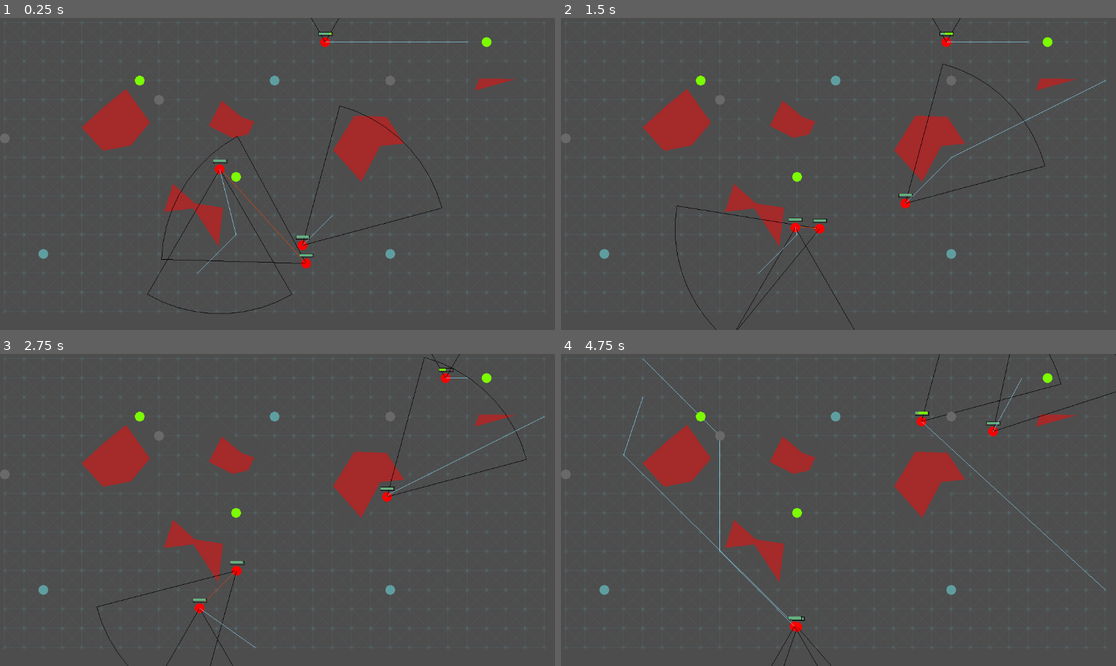
Above: before the commit, frames 1-4 (two rows, left to right).
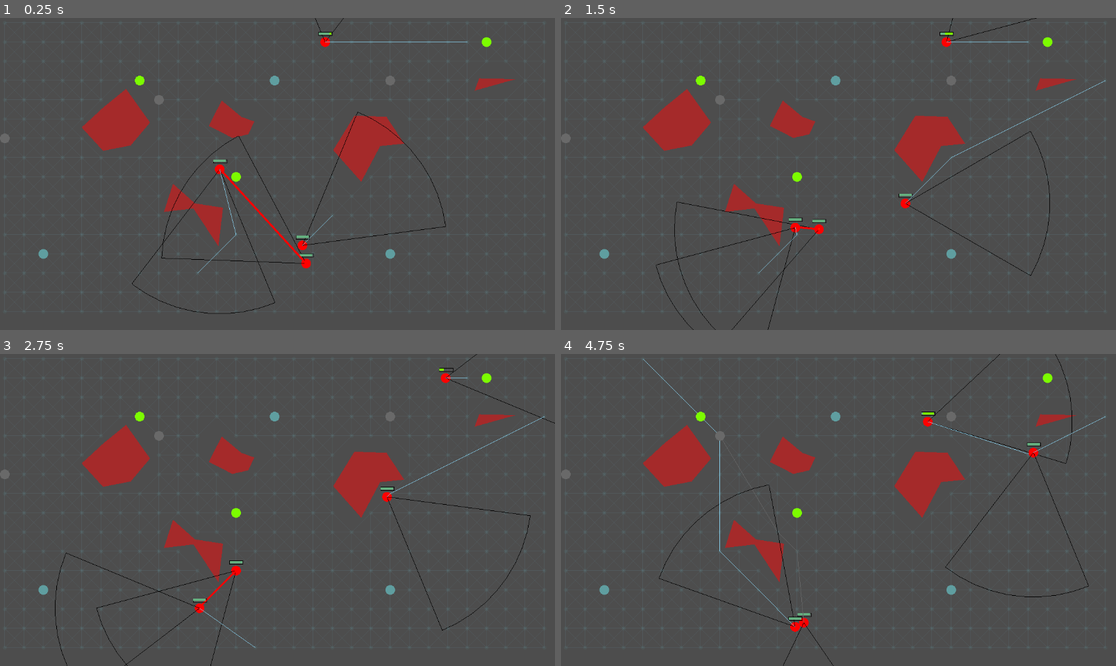
Above: after the commit, the same moments.

Repository: MagnusLucas/ai_2_tps
Game: Godot game, scene res://main.tscn
Two runs of this game, one before a commit and one after it. Both use one fixed random seed, a clock stepped at 60 frames per second and the inputs below.
Inputs (mouse positions are in pixels of both pictures, inside the frame that each line leads up to):
- Up to frame 1 (0.25 s): no input
- Up to frame 2 (1.5 s): move the mouse to (960, 158) at 0.52 s; click (960, 158) at 0.67 s; move the mouse to (727, 189) at 1.27 s; click (727, 189) at 1.42 s
- Up to frame 3 (2.75 s): move the mouse to (333, 441) at 2.02 s; click (333, 441) at 2.17 s
- Up to frame 4 (4.75 s): move the mouse to (810, 572) at 2.77 s; click (810, 572) at 2.92 s; move the mouse to (1005, 556) at 3.52 s; click (1005, 556) at 3.67 s; move the mouse to (672, 463) at 4.27 s; click (672, 463) at 4.42 s

The runs differ from the first frame. In frame 1, 0.8% of the frame differs, in the area x 23-81%, y 0-95%; in frame 2, 0.9%; in frame 3, 0.8%; in frame 4, 1.4%, in the area x 11-100%, y 0-100%.

Commit message:
commit before i break stuff trying to fix states

Diff:
--- a/character/Character.gd
+++ b/character/Character.gd
@@ -37,6 +37,9 @@
 var starting_position : Vector2
 
 signal notice_collectible(collectible : Collectible)
+
+var memory_timer : Timer
+const MEMORY_INTERVAL = 0.2
 
 # For generating the graph. Checks if the character can be placed in a_position where you want to create a node
 static func check_if_placeable(a_position, a_obstacles):
@@ -64,6 +67,14 @@
 	memory = Memory.new()
 	current_state = State.RANDOM_WALK
 	notice_collectible.connect(_on_collectible_noticed)
+	memory_timer = Timer.new()
+	add_child(memory_timer)
+	memory_timer.start(MEMORY_INTERVAL * 1.5)
+	memory_timer.connect("timeout", on_timeout)
+
+func on_timeout():
+	memory.attacking_enemies = []
+	memory_timer.start(MEMORY_INTERVAL)
 
 func reset() -> void:
 	position = starting_position
@@ -80,10 +91,6 @@
 		and get_global_mouse_position().distance_to(position) <= Globals.RADIUS
 		and event.is_pressed()):
 		in_focus = !in_focus
-		if armor_supply > 0:
-			armor_supply -= 10
-		else:
-			HP -= 10
 		queue_redraw()
 
 func _on_collectible_noticed(collectible : Collectible):
@@ -114,6 +121,7 @@
 			memory.engaged_enemy = seen.front()
 	else:
 		memory.engaged_enemy = null
+		shooting = false
 	memory.seen_enemies = seen
 
 # Called every frame. 'delta' is the elapsed time since the previous frame.
@@ -130,10 +138,16 @@
 				memory.currently_followed_path = get_parent().graph.find_path(position, memory.engaged_enemy)
 				follow_path()
 				if HP < 51:
-					#current_state = State.FLEE
-					current_state = State.COLLECT_HEALING
+					current_state = State.FLEE
+					#current_state = State.COLLECT_HEALING
 		State.FLEE:
-			evade(memory.engaged_enemy)
+			var closest_attacking_enemy = null
+			var distance = INF
+			for enemy in memory.attacking_enemies:
+				if position.distance_to(enemy) < distance:
+					distance = position.distance_to(enemy)
+					closest_attacking_enemy = enemy
+			evade(closest_attacking_enemy)
 
 			#for enemy_position in memory.non_engaged_seen_enemies:
 				#evade(enemy_position)
@@ -165,6 +179,8 @@
 			velocity = Vector2.ZERO
 			current_state = State.FLEE
 			current_state = State.COLLECT_AMMO #for now
+	else:
+		rotation += rotation_speed * delta
 	if in_focus:
 		get_parent().get_child(0).text = ("HP: " + str(HP) +"/" + str(MAX_HP) +
 				" Armor: " + str(armor_supply) + "/" + str(MAX_ARMOR_SUPPLY) +
@@ -177,7 +193,8 @@
 		memory.currently_followed_path = map_graph.find_path(position, map_graph.get_random_node().position)
 	follow_path()
 
-func take_damage(damage_value):
+func take_damage(damage_value, attacking_enemy):
+	memory.attacking_enemies.append(attacking_enemy)
 	if armor_supply > damage_value:
 		armor_supply -= damage_value
 		return
@@ -192,18 +209,20 @@
 ##
 func fight(enemy : Vector2, delta):
 	if enemy:
+		shooting = true
 		shooting_accumulator += delta
 		if shooting_accumulator > 0.2:
 			shooting_accumulator -= 0.2
 			ammo_supply -= 1
-			get_parent().get_enemy(enemy, self).take_damage(15)
+			get_parent().get_enemy(enemy, self).take_damage(15, position)
 
 ## TODO - until not seen??? then collect hp/ammo/armor
-func evade(enemy_position):
+func evade(enemy_position): # this is flee
 	if !enemy_position:
 		current_state = State.RANDOM_WALK
 	else:
-		pass
+		var hiding_spot = map_graph.find_hiding_spot(enemy_position, position)
+		memory.currently_followed_path = map_graph.find_path(position, hiding_spot)
 
 ## Handles collecting collectibles
 func collect(object_position : Vector2):
@@ -270,7 +289,7 @@
 		State.COLLECT_ARMOR:
 			color = Color.CADET_BLUE
 		State.FIGHT:
-			color = Color.ORANGE_RED
+			color = Color.YELLOW
 		State.FLEE:
 			color = Color.MEDIUM_SLATE_BLUE
 	for point in range(memory.currently_followed_path.size()-1):
@@ -281,9 +300,9 @@
 	if in_focus:
 		draw_circle(Vector2.ZERO, Globals.RADIUS, Color.WHITE, false, 1)
 		for enemy_position in memory.seen_enemies:
-			draw_line(Vector2.ZERO, enemy_position - position, Color.CHOCOLATE)
+			draw_line(Vector2.ZERO, enemy_position - position, Color.WEB_GREEN)
 		if memory.engaged_enemy:
 			draw_circle(memory.engaged_enemy - position, 4, Color.WHITE, false, 1)
 
 	if shooting:
-		draw_line(Vector2.ZERO, memory.engaged_enemy - position, Color.RED)
+		draw_line(Vector2.ZERO, memory.engaged_enemy - position, Color.RED, 4)
--- a/character/Memory.gd
+++ b/character/Memory.gd
@@ -9,3 +9,4 @@
 var seen_enemies : Array[Vector2]
 
 var currently_followed_path : Array[Vector2]
+var attacking_enemies : Array[Vector2]
--- a/graph/MyGraph.gd
+++ b/graph/MyGraph.gd
@@ -7,6 +7,8 @@
 var path_beginning = null
 var path_end = null
 var path = []
+
+var a_obstacles
 
 #func _input(event: InputEvent) -> void:
 	#if (event is InputEventMouseButton and event.button_index == MOUSE_BUTTON_LEFT
@@ -138,10 +140,21 @@
 	var to_closest_node : MyGraphNode = find_closest_node(to)
 	return path_smoothing(from, to, AStar(from_closest_node, to_closest_node))
 
+func find_hiding_spot(seeker_pos : Vector2, hider_pos : Vector2) -> Vector2: # seeker is enemy
+	var best_hiding_spot = null
+	var distance = INF
+	for node_position in nodes: # przechodzi po kluczach czyli po pozycjach
+		if not MyGraphEdge.doesnt_intersect_obstacle(seeker_pos, node_position, a_obstacles):
+			if distance > node_position.distance_to(hider_pos):
+				distance = node_position.distance_to(hider_pos)
+				best_hiding_spot = node_position
+	return best_hiding_spot
+
 func _ready() -> void:
 	var obstacles = get_parent().obstacles
 	var window_size = get_viewport_rect().size
 	const ACCURACY = Globals.RADIUS * 4
+	a_obstacles = get_parent().obstacles
 
 	# TODO: This creates a proper graph, but is not a flood fill, so needs fixing
 	for y in range(Globals.RADIUS, window_size.y - Globals.RADIUS, ACCURACY):
--- a/graph/MyGraphEdge.gd
+++ b/graph/MyGraphEdge.gd
@@ -5,7 +5,7 @@
 var cost
 
 # Checks if the edge wouldn't intersect any obstacles
-static func doesnt_intersect_obstacle(from, to, obstacles):
+static func doesnt_intersect_obstacle(from : Vector2, to : Vector2, obstacles):
 	var egde = PackedVector2Array([from, to])
 	for obstacle in obstacles:
 		var polygon = obstacle.vertices.duplicate()
